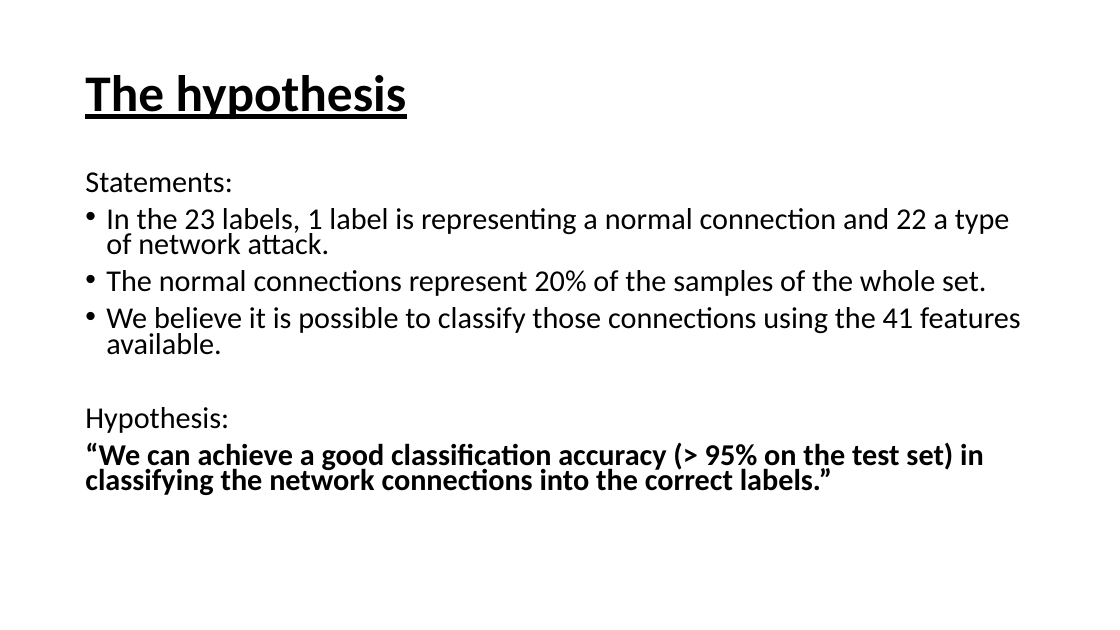
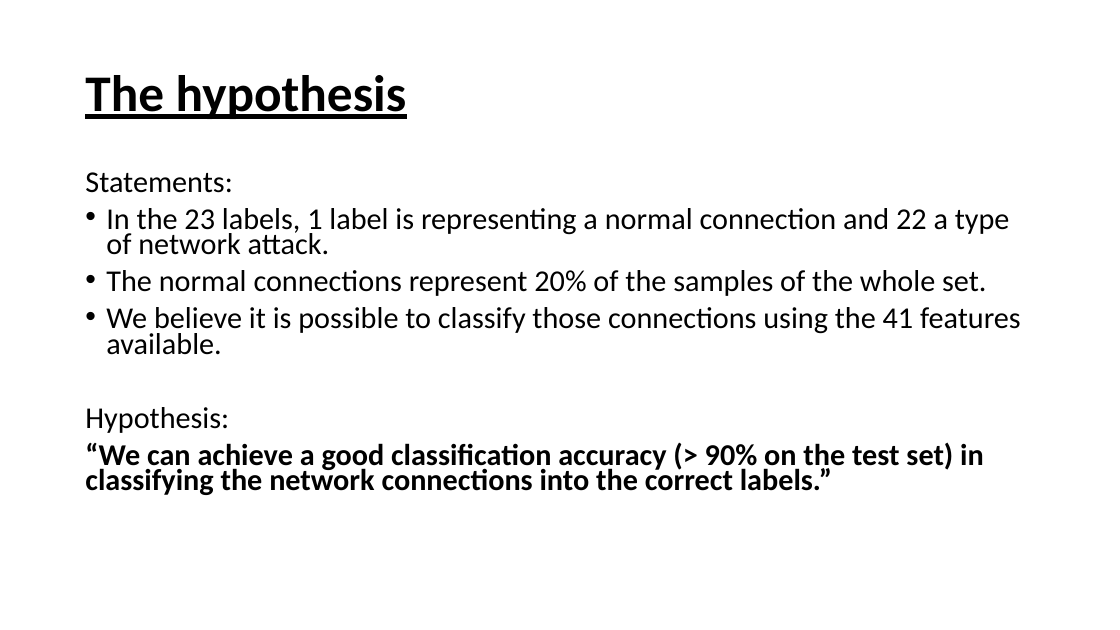
Before and after one commit to gatrikh/project_m05, a slide deck: slide 3 of presentation/presentation.pptx. Drawn at 1120x630 pixels with LibreOffice and Linux fonts; fonts in the diff are those of the drawing. Boxes give left, top, right and bottom in pixels: in the first picture for what was removed or moved away, otherwise in the second. Text is boxed around its words. In the diff, an @@ line names an element or a change of style, - is before the commit and + after.

```diff
--- a/presentation/presentation.pptx
+++ b/presentation/presentation.pptx
@@ text at [85, 442, 984, 495]: text changed @@
-“We can achieve a good classification accuracy (> 95% on the test set) in classifying the network connections into the correct labels.”
+“We can achieve a good classification accuracy (> 90% on the test set) in classifying the network connections into the correct labels.”
```
Also in this commit, not shown: 2 other slides changed, 5 slides added, 1 slide removed, 2 other files.
